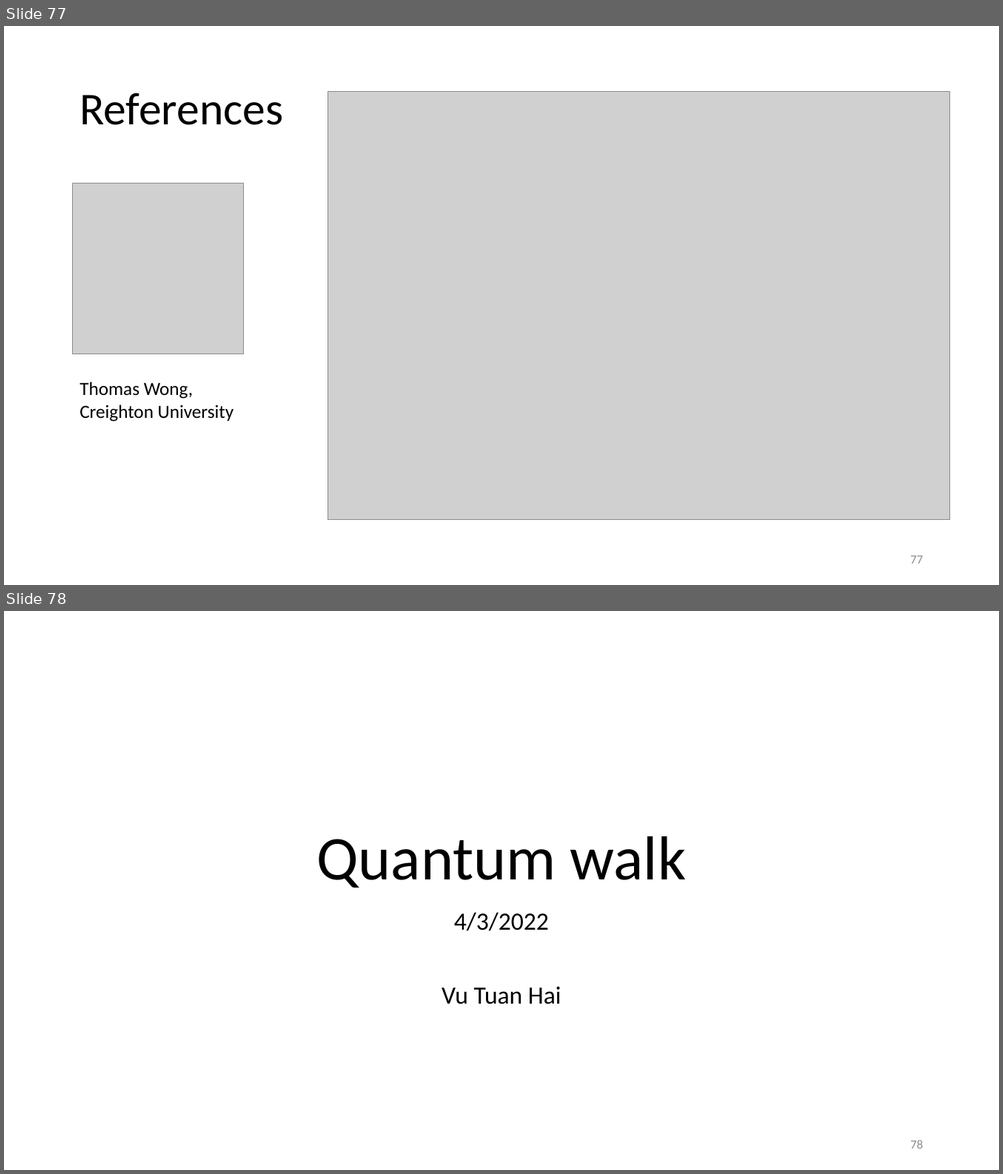
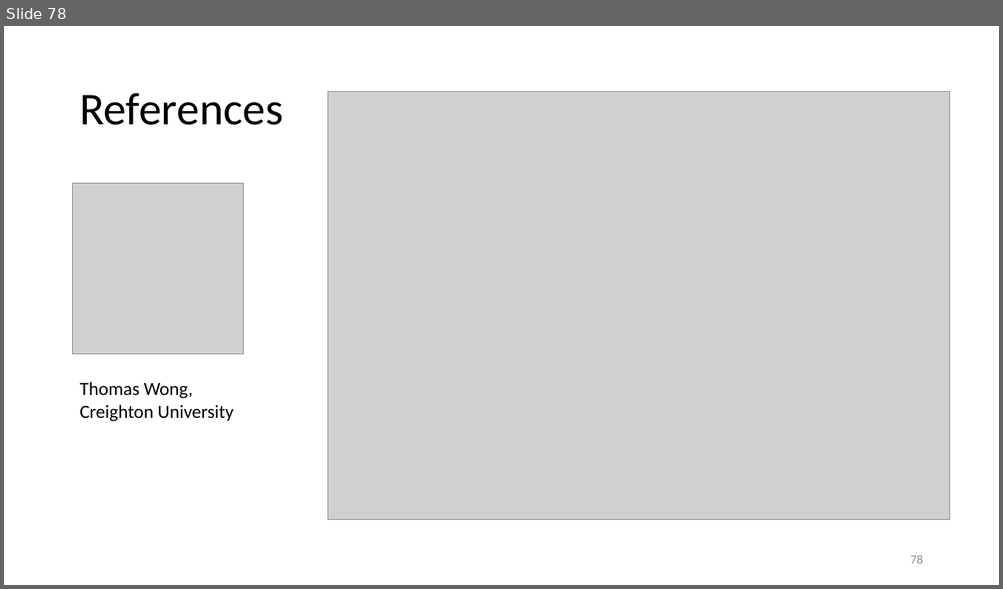
Before and after one commit to vutuanhai237/CourseMaterialsUIT, a slide deck: SExxx-Programming for quantum computer/Slide/4. quantum algo.pptx. Shown one above the other, each under a label of ours: slides 77 and 78 before the commit, slide 78 after it. The pictures are 1003x1174 and 1003x589 pixels, drawn with LibreOffice and Linux fonts; fonts in the diff are those of the drawing; grey boxes stand for pictures. Boxes give left, top, right and bottom in pixels: in the first picture for what was removed or moved away, otherwise in the second. Text is boxed around its words. In the diff, an @@ line names an element or a change of style, - is before the commit and + after.

```diff
--- a/SExxx-Programming for quantum computer/Slide/4. quantum algo.pptx
+++ b/SExxx-Programming for quantum computer/Slide/4. quantum algo.pptx
@@ slide 78 removed at [4,611,999,1170], background #FFFFFF @@
@@ title removed at [316,836,686,888] @@
-Quantum walk
@@ subtitle removed at [441,912,561,1005] @@
-4/3/2022
-Vu Tuan Hai
@@ page number removed at [910,1140,922,1149] @@
-78
@@ what was slide 77 is now slide 78 @@
@@ page number at [910,555,922,564]: text changed @@
-77
+78
```
Also in this commit, not shown: 9 slides changed, 1 slide added, 23 other slides removed, 7 other files.
